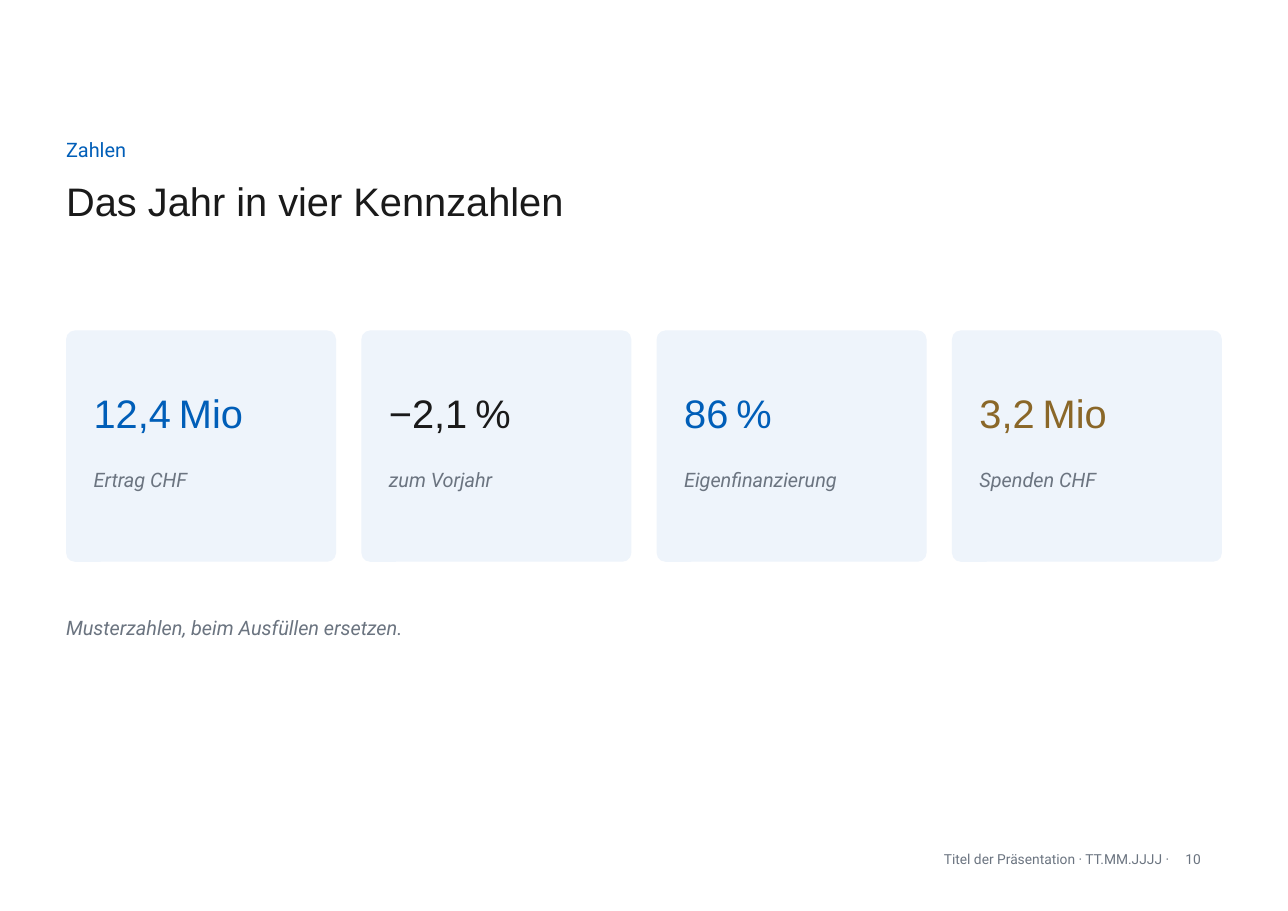
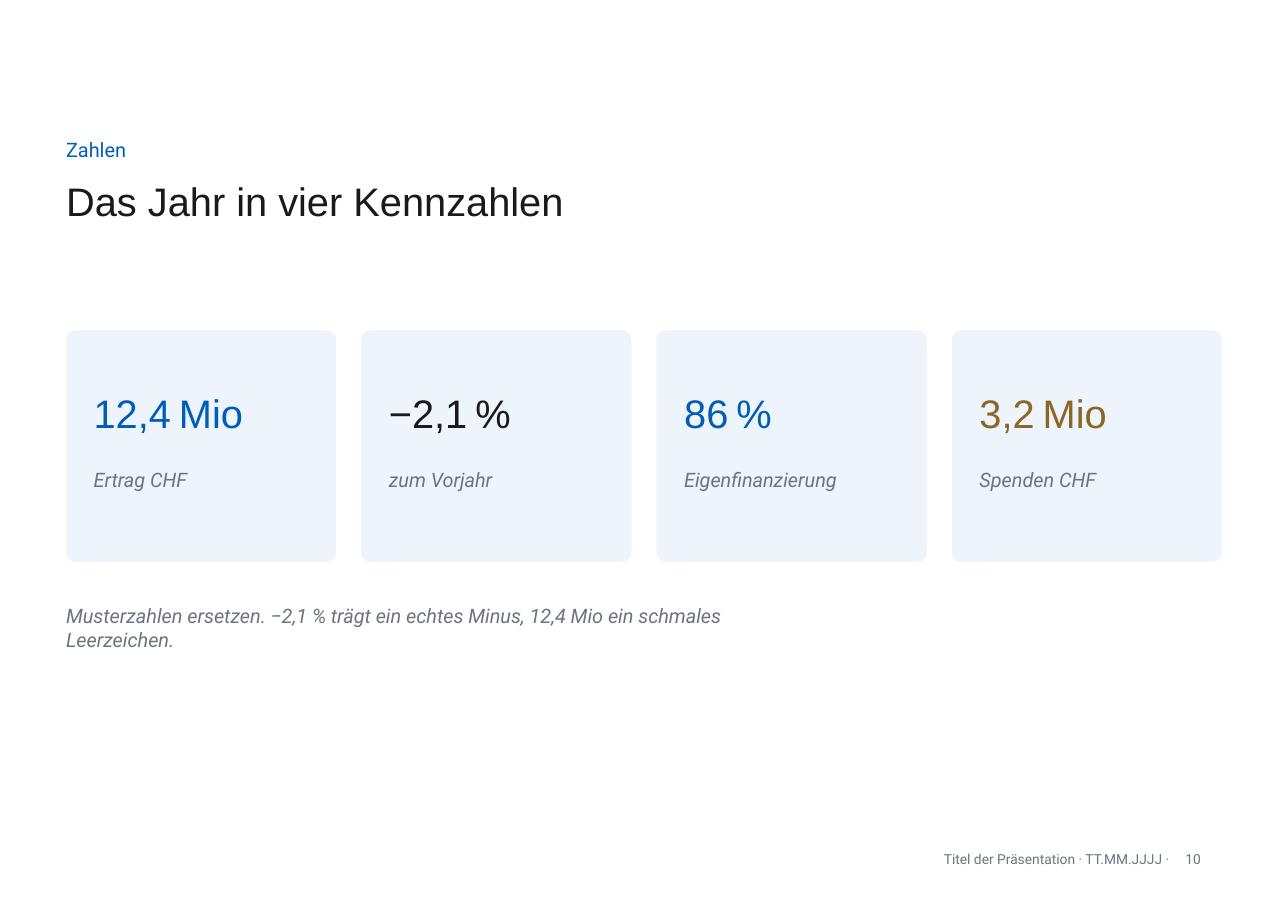
Before and after one commit to phtok/goeloggen, a slide deck: slide 10 of assets/templates/GoetheanumVorlageA4.pptx. Drawn at 1288x911 pixels with LibreOffice and Linux fonts; fonts in the diff are those of the drawing; background and template pictures are left out. Boxes give left, top, right and bottom in pixels: in the first picture for what was removed or moved away, otherwise in the second. Text is boxed around its words. In the diff, an @@ line names an element or a change of style, - is before the commit and + after.

```diff
--- a/assets/templates/GoetheanumVorlageA4.pptx
+++ b/assets/templates/GoetheanumVorlageA4.pptx
@@ text at (66, 608, 721, 647): text changed @@
-Musterzahlen, beim Ausfüllen ersetzen.
+Musterzahlen ersetzen. −2,1 % trägt ein echtes Minus, 12,4 Mio ein schmales Leerzeichen.
```
Also in this commit, not shown: 4 other slides changed, 2 other files.
